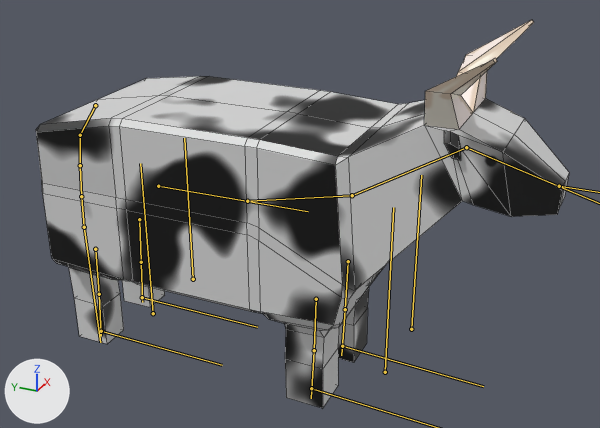
What one commit did to the FBX model Assets/Models/Cow/Cow.fbx.
One viewpoint serves both versions: a 50 mm camera at (-4.35, -2.47, 3.28) aimed at (0.03, -0.5, 1.09). The axes (+X, +Y, +Z) are drawn at lower left. The lights are the same throughout. Both versions are drawn at frame 161 of the action 'Armature|ArmatureAction.001'; the numbers are the values there. The bones that bend it are drawn over the model as lines. Mesh edges are drawn as thin lines.

In view in the first picture: 'Cow'.
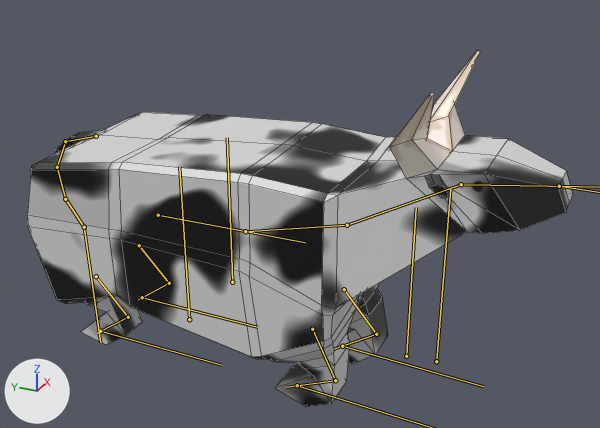
Location of each change, (x1, y1, x2, y2) in pixels of the pictures (600 x 428 px):
'Cow', posed (8% shorter)
    before: (36, 20, 569, 408)
    after: (27, 50, 573, 406)
bone 'Body.001', root to tip
    before: (158, 186) to (308, 211)
    after: (158, 215) to (305, 242)
bone 'Body.002', root to tip
    before: (247, 201) to (352, 195)
    after: (245, 231) to (347, 225)
bone 'Body.003', root to tip
    before: (352, 195) to (466, 147)
    after: (347, 225) to (461, 184)
bone 'LegF.L.001', root to tip
    before: (348, 261) to (345, 309)
    after: (344, 289) to (376, 334)
bone 'LegF.L.002', root to tip
    before: (345, 309) to (341, 355)
    after: (376, 334) to (333, 349)
bone 'LegB.L.001', root to tip
    before: (139, 219) to (141, 262)
    after: (139, 245) to (169, 283)
bone 'LegB.L.002', root to tip
    before: (141, 262) to (142, 302)
    after: (169, 283) to (138, 299)
bone 'Tail.001', root to tip
    before: (95, 105) to (80, 135)
    after: (96, 136) to (65, 141)
bone 'Tail.002', root to tip
    before: (80, 135) to (80, 165)
    after: (65, 141) to (57, 167)
bone 'Tail.003', root to tip
    before: (80, 165) to (81, 196)
    after: (57, 167) to (65, 199)
bone 'LegF.R.001', root to tip
    before: (316, 299) to (314, 350)
    after: (312, 329) to (335, 380)
bone 'LegF.R.002', root to tip
    before: (314, 350) to (311, 398)
    after: (335, 380) to (286, 387)
bone 'LegB.R.001', root to tip
    before: (95, 249) to (99, 294)
    after: (96, 276) to (128, 317)
bone 'LegB.R.002', root to tip
    before: (99, 294) to (101, 336)
    after: (128, 317) to (97, 333)

The change, as a list of edits to the scene's bpy script:
```text
Change bone_body_001:
    where bone_body_001 = bpy.data.objects['Armature'].pose.bones['Body.001']
    bone_body_001.location: (0.0, 0.0, 0.0) -> (0.0, -0.026, 0.22)
Change bone_body_002:
    where bone_body_002 = bpy.data.objects['Armature'].pose.bones['Body.002']  # child of 'Body.001'
    bone_body_002.rotation_quaternion: (1.0, 0.0, 0.0, 0.0) -> (1.0, -0.013, 0.0, 0.0)  # degrees (0, 0, 0) -> degrees (-1, 0, 0)
Change bone_body_003:
    where bone_body_003 = bpy.data.objects['Armature'].pose.bones['Body.003']  # child of 'Body.002'
    bone_body_003.rotation_quaternion: (1.0, 0.0, 0.0, 0.0) -> (1.0, 0.029, 0.0, 0.0)  # degrees (0, 0, 0) -> degrees (3, 0, 0)
Change bone_body_004:
    where bone_body_004 = bpy.data.objects['Armature'].pose.bones['Body.004']  # child of 'Body.003'
    bone_body_004.rotation_quaternion: (1.0, 0.0, 0.0, 0.0) -> (0.974, -0.227, 0.0, 0.0)  # degrees (0, 0, 0) -> degrees (-26, 0, 0)
Change bone_legf_l_001:
    where bone_legf_l_001 = bpy.data.objects['Armature'].pose.bones['LegF.L.001']  # child of 'Body.001'
    bone_legf_l_001.rotation_quaternion: (1.0, 0.0, 0.004, 0.0) -> (0.933, 0.36, 0.006, -0.002)  # degrees (0, 1, 0) -> degrees (42, 1, 0)
Change bone_legf_l_002:
    where bone_legf_l_002 = bpy.data.objects['Armature'].pose.bones['LegF.L.002']  # child of 'LegF.L.001'
    bone_legf_l_002.rotation_quaternion: (1.0, 0.0, 0.0, 0.0) -> (0.67, -0.742, 0.0, 0.0)  # degrees (0, 0, 0) -> degrees (-96, 0, 0)
Change bone_legb_l_001:
    where bone_legb_l_001 = bpy.data.objects['Armature'].pose.bones['LegB.L.001']  # child of 'Body.001'
    bone_legb_l_001.rotation_quaternion: (1.0, 0.0, -0.004, 0.0) -> (0.925, -0.379, -0.002, -0.001)  # degrees (0, 0, 0) -> degrees (-45, 0, 0)
Change bone_legb_l_002:
    where bone_legb_l_002 = bpy.data.objects['Armature'].pose.bones['LegB.L.002']  # child of 'LegB.L.001'
    bone_legb_l_002.rotation_quaternion: (1.0, 0.0, 0.0, 0.0) -> (0.677, 0.736, 0.0, 0.0)  # degrees (0, 0, 0) -> degrees (95, 0, 0)
Change bone_tail_001:
    where bone_tail_001 = bpy.data.objects['Armature'].pose.bones['Tail.001']  # child of 'Body.001'
    bone_tail_001.rotation_quaternion: (1.0, 0.0, 0.0, 0.0) -> (0.94, 0.34, 0.0, 0.0)  # degrees (0, 0, 0) -> degrees (40, 0, 0)
Change bone_tail_002:
    where bone_tail_002 = bpy.data.objects['Armature'].pose.bones['Tail.002']  # child of 'Tail.001'
    bone_tail_002.rotation_quaternion: (1.0, 0.0, 0.0, 0.0) -> (0.983, -0.186, 0.0, 0.0)  # degrees (0, 0, 0) -> degrees (-21, 0, 0)
Change bone_tail_003:
    where bone_tail_003 = bpy.data.objects['Armature'].pose.bones['Tail.003']  # child of 'Tail.002'
    bone_tail_003.rotation_quaternion: (1.0, 0.0, 0.0, 0.0) -> (0.961, -0.277, 0.0, 0.0)  # degrees (0, 0, 0) -> degrees (-32, 0, 0)
Change bone_legf_r_001:
    where bone_legf_r_001 = bpy.data.objects['Armature'].pose.bones['LegF.R.001']  # child of 'Body.001'
    bone_legf_r_001.rotation_quaternion: (1.0, 0.0, -0.004, 0.0) -> (0.971, 0.237, -0.002, 0.001)  # degrees (0, -1, 0) -> degrees (27, 0, 0)
Change bone_legf_r_002:
    where bone_legf_r_002 = bpy.data.objects['Armature'].pose.bones['LegF.R.002']  # child of 'LegF.R.001'
    bone_legf_r_002.rotation_quaternion: (1.0, 0.0, 0.0, 0.0) -> (0.702, -0.712, 0.0, 0.0)  # degrees (0, 0, 0) -> degrees (-91, 0, 0)
Change bone_legb_r_001:
    where bone_legb_r_001 = bpy.data.objects['Armature'].pose.bones['LegB.R.001']  # child of 'Body.001'
    bone_legb_r_001.rotation_quaternion: (1.0, 0.0, 0.004, 0.0) -> (0.926, -0.377, 0.002, 0.001)  # degrees (0, 0, 0) -> degrees (-44, 0, 0)
Change bone_legb_r_002:
    where bone_legb_r_002 = bpy.data.objects['Armature'].pose.bones['LegB.R.002']  # child of 'LegB.R.001'
    bone_legb_r_002.rotation_quaternion: (1.0, 0.0, 0.0, 0.0) -> (0.677, 0.736, 0.0, 0.0)  # degrees (0, 0, 0) -> degrees (95, 0, 0)
Change bone_legftarget_r:
    where bone_legftarget_r = bpy.data.objects['Armature'].pose.bones['LegFTarget.R']
    bone_legftarget_r.location: (0.0, 0.0, 0.0) -> (0.0, -0.105, -0.014)
```
